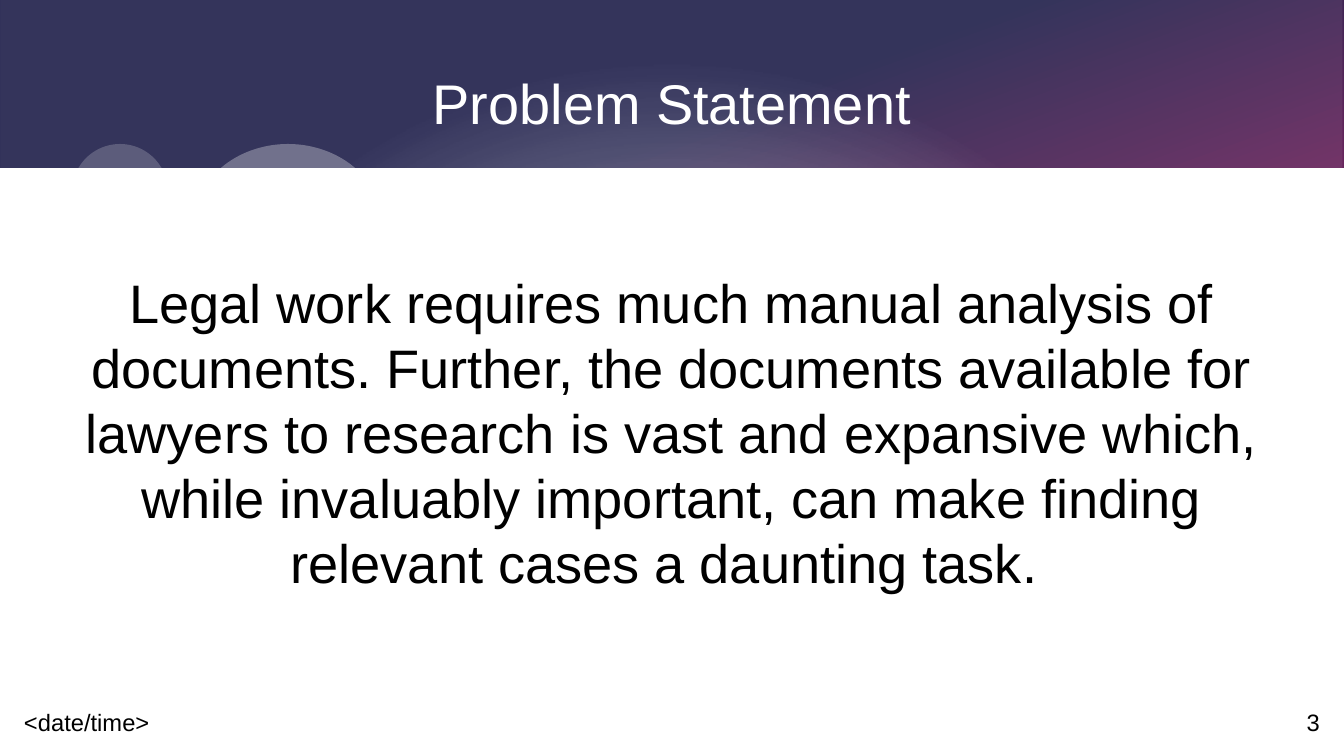
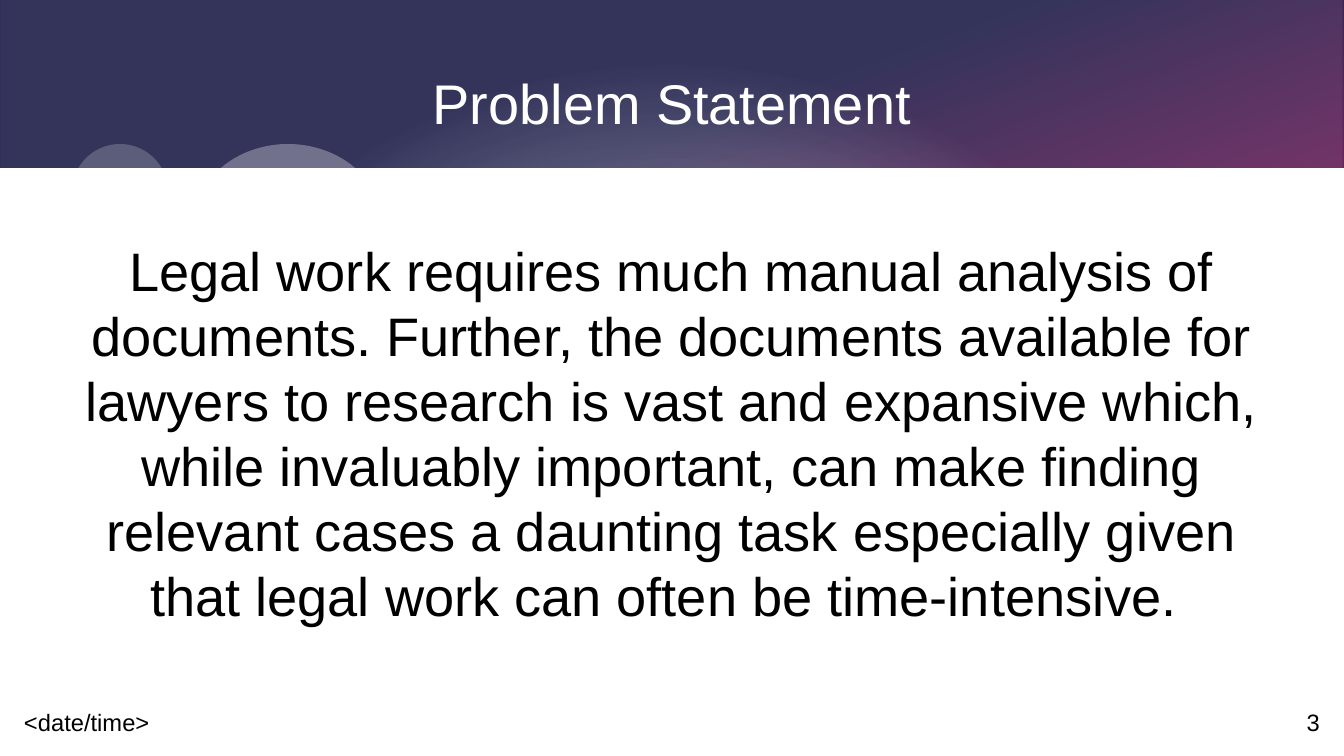
Before and after one commit to RMLanders/filevine_casestudy, a slide deck: slide 3 of presentation.odp. Drawn at 1344x756 pixels with LibreOffice and Linux fonts; fonts in the diff are those of the drawing. Boxes give left, top, right and bottom in pixels: in the first picture for what was removed or moved away, otherwise in the second. Text is boxed around its words. In the diff, an @@ line names an element or a change of style, - is before the commit and + after.

```diff
--- a/presentation.odp
+++ b/presentation.odp
@@ subtitle at bbox=[85, 251, 1257, 625]: text changed @@
-Legal work requires much manual analysis of documents. Further, the documents available for lawyers to research is vast and expansive which, while invaluably important, can make finding relevant cases a daunting task.
+Legal work requires much manual analysis of documents. Further, the documents available for lawyers to research is vast and expansive which, while invaluably important, can make finding relevant cases a daunting task especially given that legal work can often be time-intensive.
```
Also in this commit, not shown: 7 other slides changed, 6 slides added, 2 slides removed, 46 other files.
